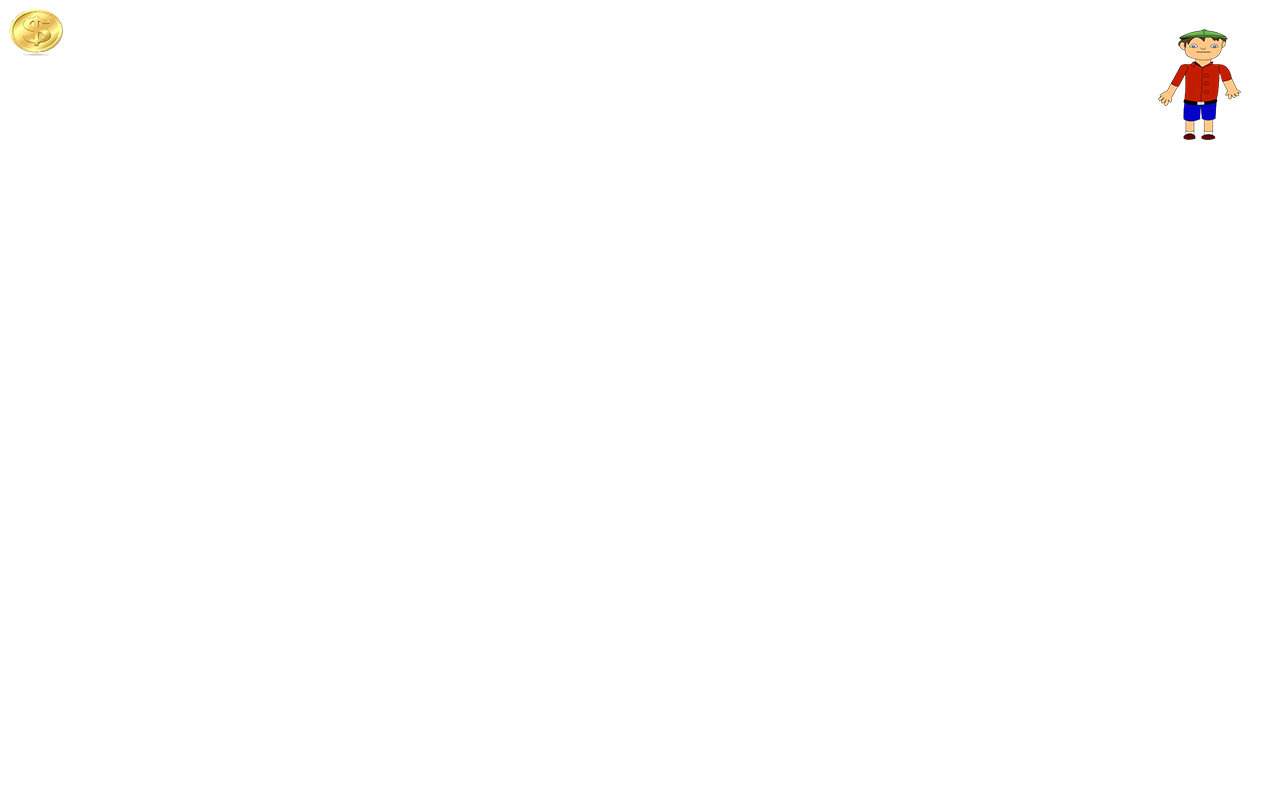
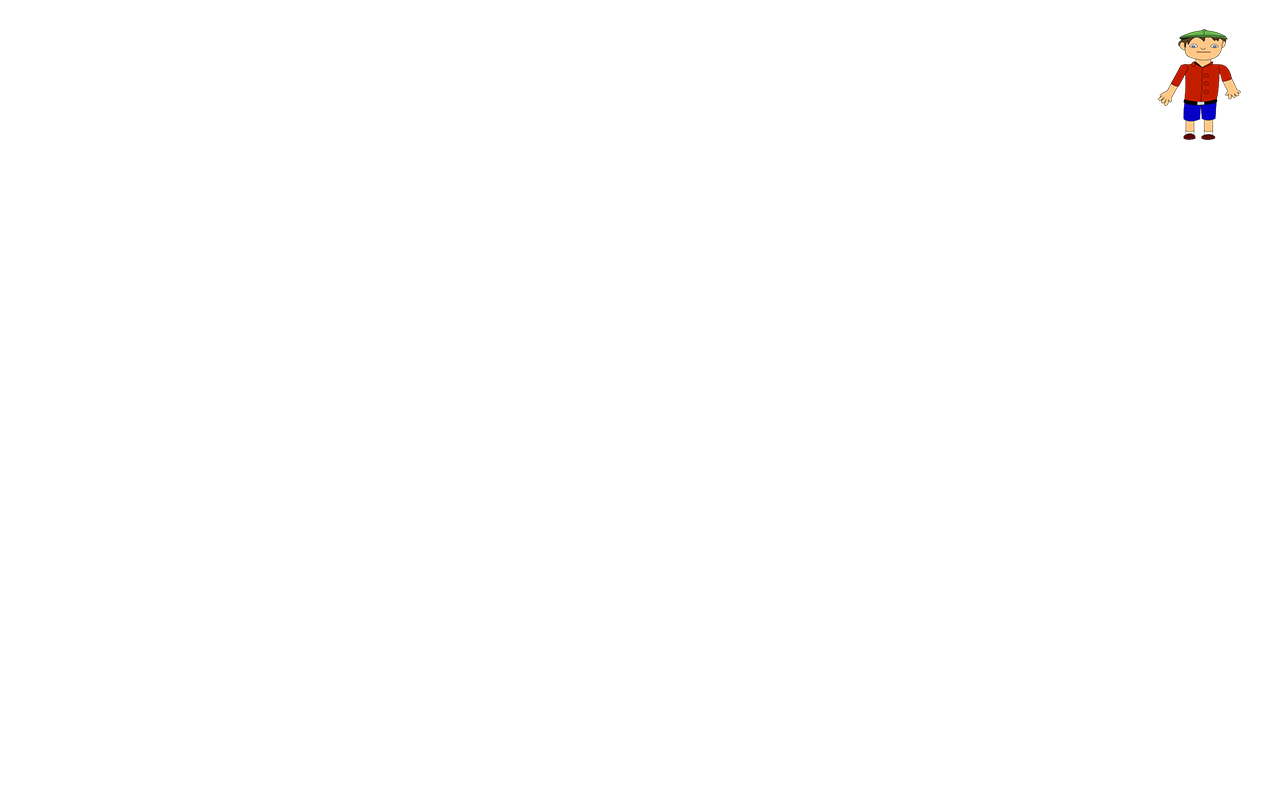
Layered file, before and after one edit (1280 × 800). Changes by layer:
removed layer "kwkcoin" over [9, 9, 63, 56]
